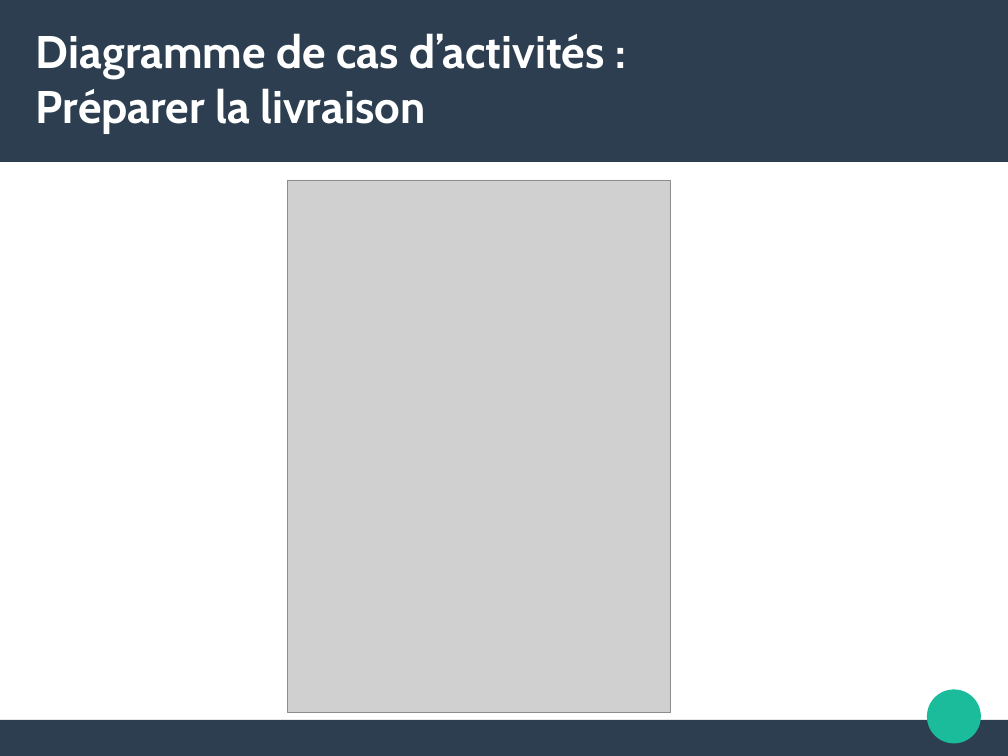
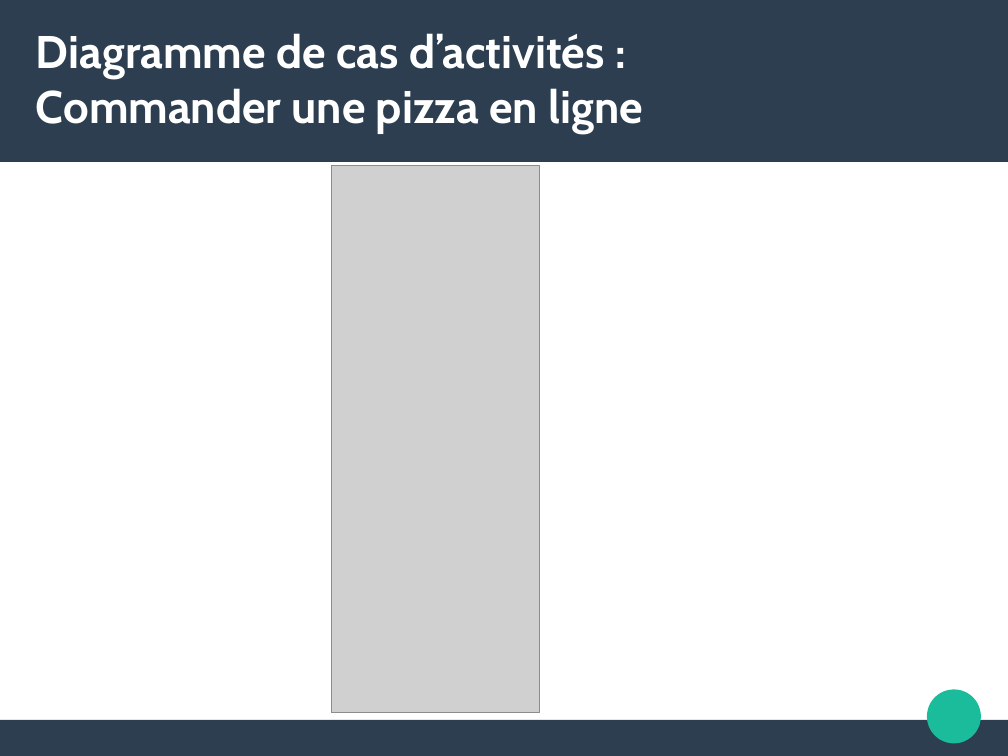
Before and after one commit to Wanbli83470/P4, a slide deck: slide 5 of presentation/SLIDE.odp (slide 6 before the commit). Drawn at 1008x756 pixels with LibreOffice and Linux fonts; fonts in the diff are those of the drawing; grey boxes stand for pictures. Boxes give left, top, right and bottom in pixels: in the first picture for what was removed or moved away, otherwise in the second. Text is boxed around its words. In the diff, an @@ line names an element or a change of style, - is before the commit and + after.

```diff
--- a/presentation/SLIDE.odp
+++ b/presentation/SLIDE.odp
@@ title at (x1=36, y1=33, x2=643, y2=135): text changed @@
-Diagramme de cas d’activités :
-Préparer la livraison
+Diagramme de cas d’activités :
+Commander une pizza en ligne
@@ picture resized from (x1=288, y1=180, x2=670, y2=713) to (x1=331, y1=166, x2=540, y2=713) @@
```
Also in this commit, not shown: 2 other slides changed, 4 slides added, 5 slides removed, 5 other files.
